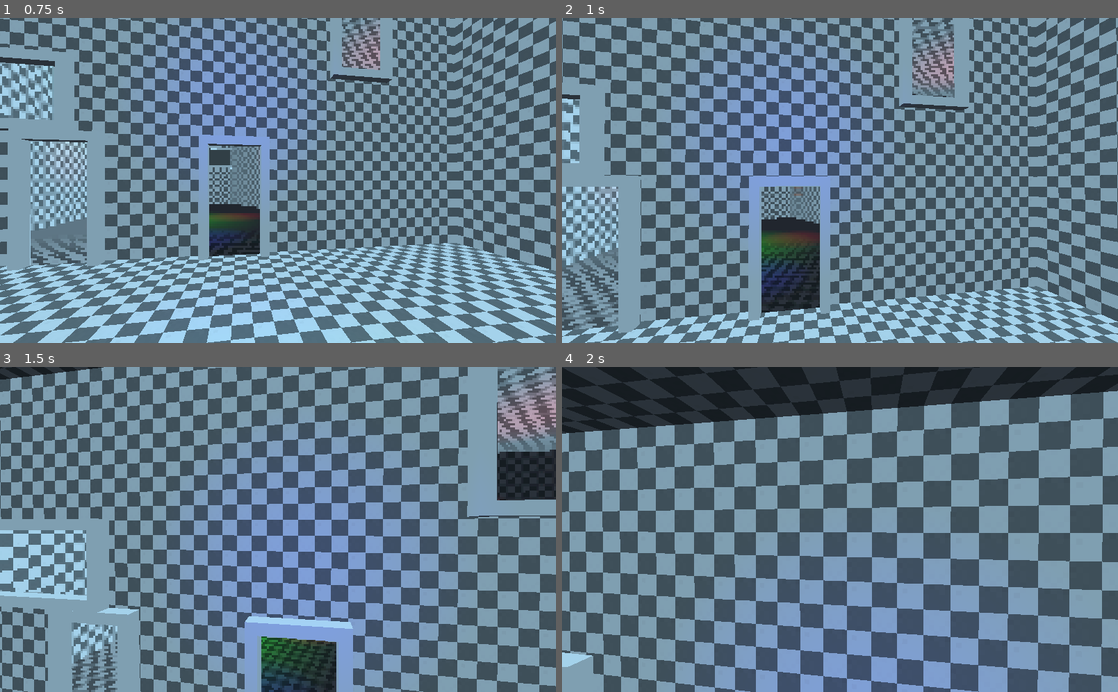
Above: before the commit, frames 1-4 (two rows, left to right).
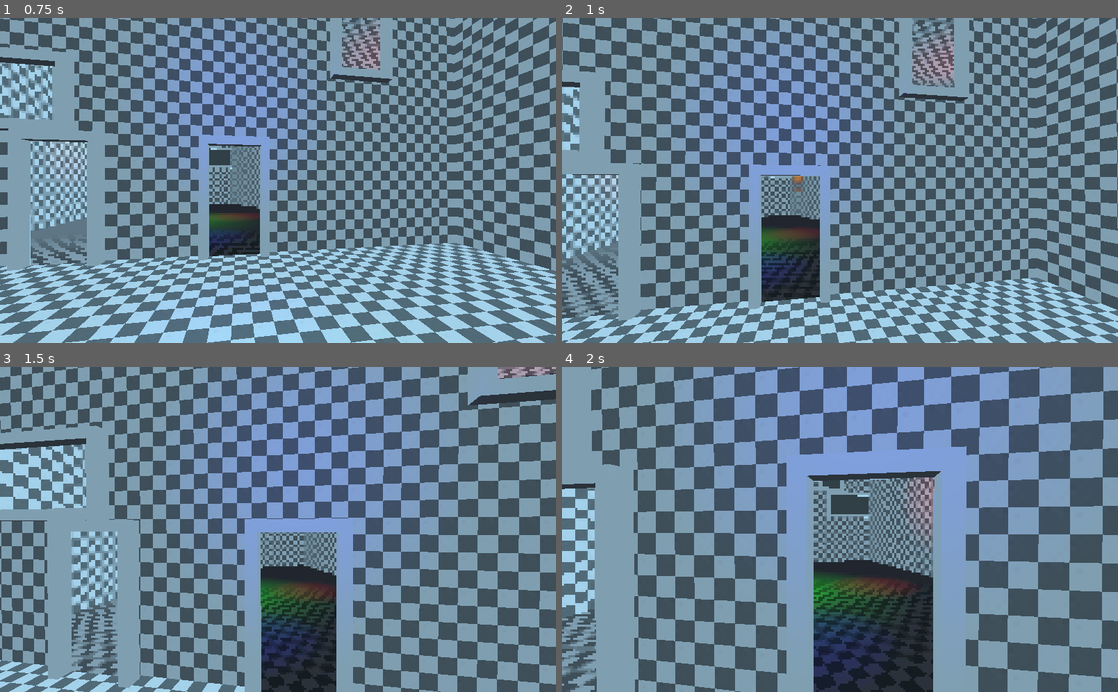
Above: after the commit, the same moments.

Repository: Krazy-J/door-in-the-wall
Game: Godot game, scene res://Main.tscn
The game is run twice, just before and just after one commit, with the same random seed, the same clock (stepped at 60 frames per second) and the same inputs.
Inputs (mouse positions are in pixels of both pictures, inside the frame that each line leads up to):
- Up to frame 1 (0.75 s): tap Enter at 0.5 s; move the mouse to (305, 180) at 0.52 s; hold W (move_forward) from 0.53 s (still down); tap Space (jump) at 0.6 s
- Up to frame 2 (1 s): keep holding W (move_forward); tap Space (jump) at 0.77 s
- Up to frame 3 (1.5 s): keep holding W (move_forward); tap Space (jump) at 1.07 s; move the mouse to (250, 529) at 1.27 s; click (250, 529) at 1.35 s
- Up to frame 4 (2 s): keep holding W (move_forward); tap Space (jump) at 1.52, 1.55, 1.82 s

Frame 1 is identical in both runs. In frame 2, 75% of the frame differs, in the area x 0-100%, y 0-100%; in frame 3, 34%; in frame 4, 90%.

Commit message:
Fixed jump
Added GroundRay to player to detect for the player being on the ground,
allowing the player to jump only when standing on something.

Diff:
--- a/player/Player.gd
+++ b/player/Player.gd
@@ -42,7 +42,7 @@
 func _physics_process(delta):
 	linear_velocity = get_input() * delta * speed
 	add_central_force(-transform.basis.y * delta * gravity)
-	if Input.is_action_just_pressed("jump"):
+	if Input.is_action_just_pressed("jump") and get_node("GroundRay").is_colliding():
 		jump = jump_power
 	if jump > 0:
 		add_central_force(transform.basis.y * delta * jump)
--- a/player/Player.tscn
+++ b/player/Player.tscn
@@ -17,6 +17,15 @@
 axis_lock_angular_z = true
 script = ExtResource( 2 )
 
+[node name="DoorFrame" type="MeshInstance" parent="."]
+transform = Transform( 0.707107, 0, 0.141421, 0, 0.3, 0, -0.707107, 0, 0.141421, 0, -2, 0 )
+mesh = ExtResource( 3 )
+material/0 = null
+
+[node name="CollisionShape" type="CollisionShape" parent="."]
+transform = Transform( 1, 0, 0, 0, -4.37114e-008, -1, 0, 1, -4.37114e-008, 0, 0, 0 )
+shape = SubResource( 1 )
+
 [node name="PivotY" type="Spatial" parent="."]
 transform = Transform( 1, 0, 0, 0, 1, 0, 0, 0, 1, 0, 1.2, 0 )
 
@@ -24,11 +33,6 @@
 
 [node name="Camera" type="ClippedCamera" parent="PivotY/PivotX"]
 
-[node name="CollisionShape" type="CollisionShape" parent="."]
-transform = Transform( 1, 0, 0, 0, -4.37114e-008, -1, 0, 1, -4.37114e-008, 0, 0, 0 )
-shape = SubResource( 1 )
-
-[node name="DoorFrame" type="MeshInstance" parent="."]
-transform = Transform( 0.707107, 0, 0.141421, 0, 0.3, 0, -0.707107, 0, 0.141421, 0, -2, 0 )
-mesh = ExtResource( 3 )
-material/0 = null
+[node name="GroundRay" type="RayCast" parent="."]
+enabled = true
+cast_to = Vector3( 0, -3, 0 )
--- a/rooms/TestRoom.tscn
+++ b/rooms/TestRoom.tscn
@@ -9,6 +9,7 @@
 [node name="Room" parent="." instance=ExtResource( 1 )]
 
 [node name="Doors" type="Spatial" parent="."]
+editor/display_folded = true
 
 [node name="0" parent="Doors" instance=ExtResource( 2 )]
 transform = Transform( -0.422618, 0, -0.906308, 0, 1, 0, 0.906308, 0, -0.422618, -9, 0, 13 )
Binary file changed: icon.png
Binary file removed: textures/CheckerTiles.png
Not shown, removed: textures/CheckerTiles.png.import
